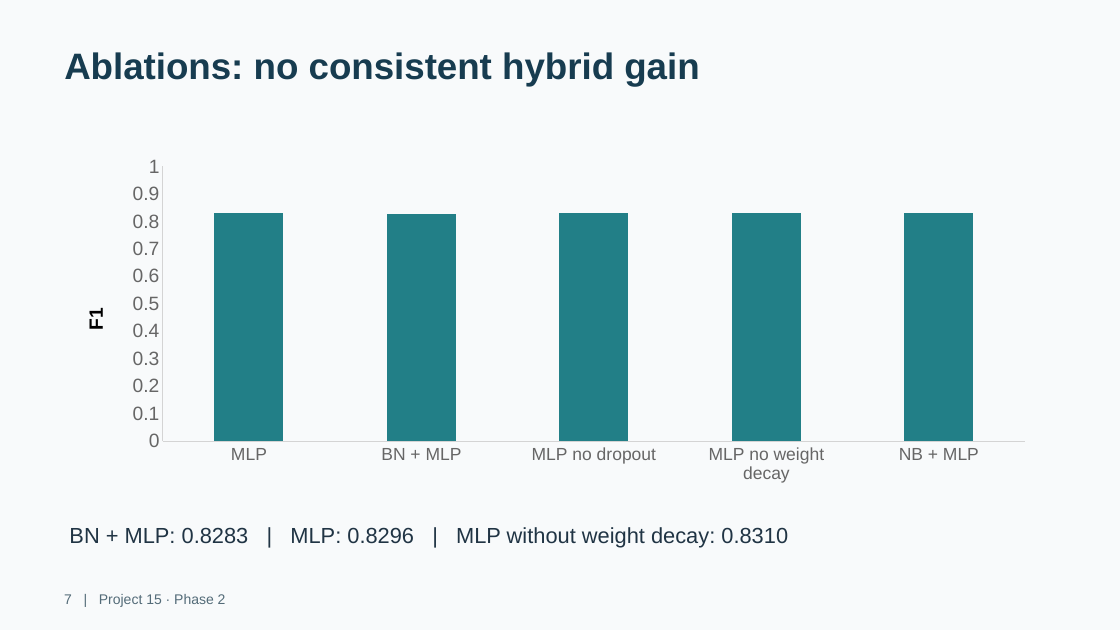
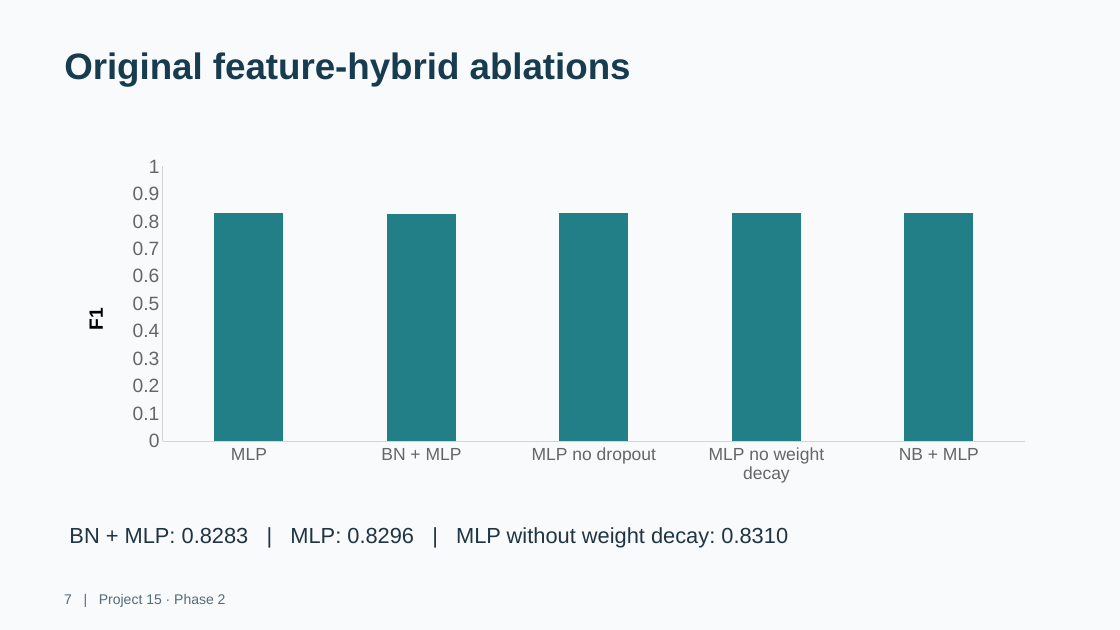
Before and after one commit to nishtha-09-gupta/AML_Capstone_Project, a slide deck: slide 7 of docs/phase2/phase2_presentation_with_followup.pptx. Drawn at 1120x630 pixels with LibreOffice and Linux fonts; fonts in the diff are those of the drawing. Boxes give left, top, right and bottom in pixels: in the first picture for what was removed or moved away, otherwise in the second. Text is boxed around its words. In the diff, an @@ line names an element or a change of style, - is before the commit and + after.

```diff
--- a/docs/phase2/phase2_presentation_with_followup.pptx
+++ b/docs/phase2/phase2_presentation_with_followup.pptx
@@ text at [64, 52, 631, 86]: text changed @@
-Ablations: no consistent hybrid gain
+Original feature-hybrid ablations
```
Also in this commit, not shown: 5 other slides changed, 13 other files.
